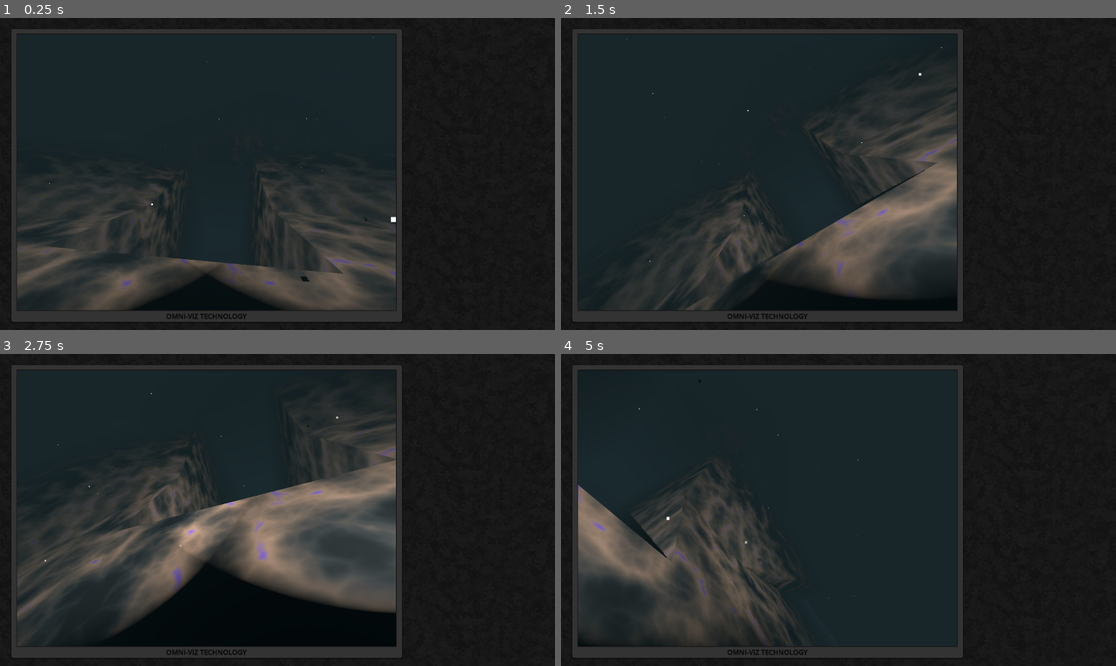
Above: before the commit, frames 1-4 (two rows, left to right).
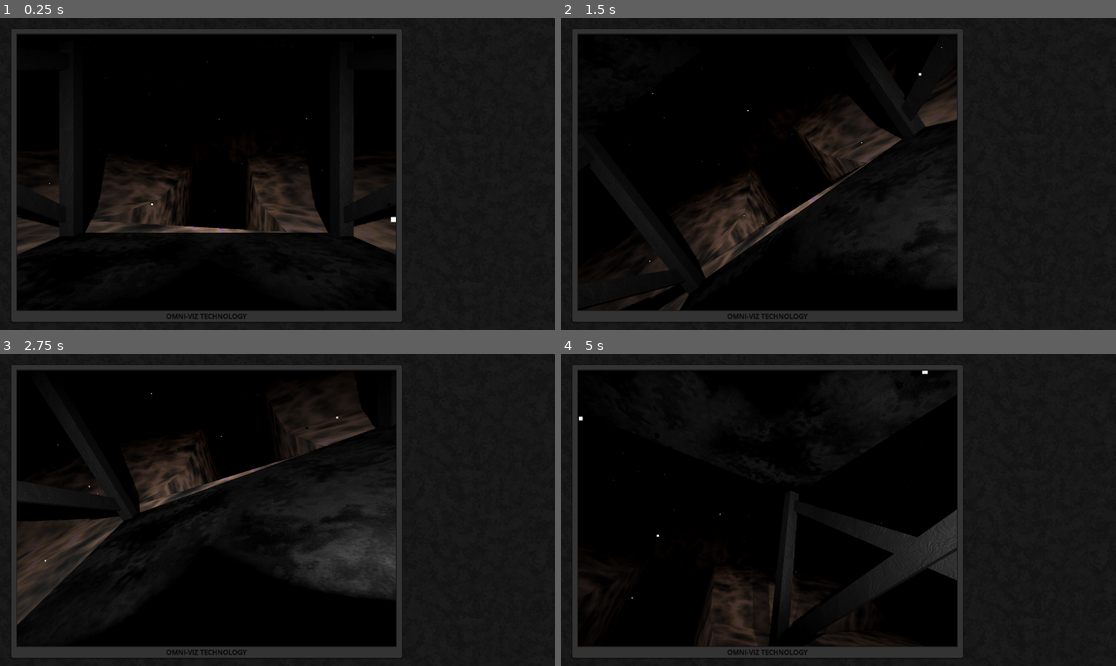
Above: after the commit, the same moments.

Repository: AlnisS/mines-of-enceladus
Game: Godot game, scene res://main.tscn
The game is run twice, just before and just after one commit, with the same random seed, the same clock (stepped at 60 frames per second) and the same inputs.
Inputs:
- Up to frame 1 (0.25 s): no input
- Up to frame 2 (1.5 s): hold E (rov_roll_right) 0.53-1.28 s; hold Shift (rov_translate_sprint) 0.53-1.28 s; hold W (rov_pitch_down) from 1.28 s (still down); tap Shift (rov_translate_sprint) at 1.35 s
- Up to frame 3 (2.75 s): release W (rov_pitch_down) at 2.03 s; hold E (rov_roll_right) from 2.03 s (still down); hold Shift (rov_translate_sprint) from 2.03 s (still down)
- Up to frame 4 (5 s): release E (rov_roll_right) at 2.78 s; release Shift (rov_translate_sprint) at 2.78 s; hold S (rov_pitch_up) 2.78-3.53 s; tap Shift (rov_translate_sprint) at 2.85, 4.35 s; hold Shift (rov_translate_sprint) 3.53-4.28 s; hold Q (rov_roll_left) from 3.53 s (still down)

The runs differ from the first frame. In frame 1, 53% of the frame differs, in the area x 3-72%, y 5-94%; in frame 2, 52%; in frame 3, 45%; in frame 4, 54%.

Commit message:
Create station.tscn

Diff:
--- a/main.tscn
+++ b/main.tscn
@@ -1,7 +1,8 @@
-[gd_scene load_steps=20 format=3 uid="uid://dr3rs27k1thwn"]
+[gd_scene load_steps=21 format=3 uid="uid://dr3rs27k1thwn"]
 
 [ext_resource type="Script" uid="uid://ds015jldkradl" path="res://main.gd" id="1_ig7tw"]
 [ext_resource type="AudioStream" uid="uid://c7xygtod3o8cy" path="res://assets/audio/ambiance.mp3" id="2_0xm2m"]
+[ext_resource type="PackedScene" uid="uid://d3w68fj6vmwv7" path="res://things/station/station.tscn" id="3_h2yge"]
 
 [sub_resource type="Gradient" id="Gradient_0xm2m"]
 colors = PackedColorArray(0.054142177, 0.054142177, 0.05414214, 1, 0.12408299, 0.124082975, 0.124082945, 1)
@@ -89,7 +90,6 @@
 ambient_light_source = 2
 ambient_light_color = Color(1, 1, 1, 1)
 ambient_light_energy = 0.0
-fog_enabled = true
 fog_light_color = Color(0.10766358, 0.16795126, 0.18567947, 1)
 fog_density = 0.2351
 fog_sky_affect = 0.8
@@ -160,6 +160,7 @@
 
 [node name="ROV" type="RigidBody3D" parent="AspectRatioContainer/MarginContainer/SubViewportContainer/SubViewport"]
 unique_name_in_owner = true
+transform = Transform3D(1, 0, 0, 0, 1, 0, 0, 0, 1, 0, 0, 0.6220856)
 gravity_scale = 0.0
 linear_damp = 2.0
 angular_damp = 2.0
@@ -266,3 +267,6 @@
 stream = ExtResource("2_0xm2m")
 volume_db = -5.0
 autoplay = true
+
+[node name="Station" parent="." instance=ExtResource("3_h2yge")]
+transform = Transform3D(1, 0, 0, 0, 1, 0, 0, 0, 1, 0, -0.50487494, 0.08992851)
--- /dev/null
+++ b/things/station/station.tscn
@@ -0,0 +1,132 @@
+[gd_scene load_steps=8 format=3 uid="uid://d3w68fj6vmwv7"]
+
+[sub_resource type="StandardMaterial3D" id="StandardMaterial3D_opqxm"]
+albedo_color = Color(0.12591085, 0.12591085, 0.12591082, 1)
+metallic_specular = 0.49
+roughness = 0.7
+
+[sub_resource type="FastNoiseLite" id="FastNoiseLite_swswj"]
+noise_type = 3
+frequency = 0.0045
+domain_warp_enabled = true
+domain_warp_type = 2
+
+[sub_resource type="NoiseTexture2D" id="NoiseTexture2D_awg5w"]
+width = 256
+height = 256
+noise = SubResource("FastNoiseLite_swswj")
+seamless = true
+as_normal_map = true
+
+[sub_resource type="StandardMaterial3D" id="StandardMaterial3D_i7m8h"]
+albedo_color = Color(0.25565878, 0.25565878, 0.25565878, 1)
+metallic = 1.0
+roughness = 0.68
+normal_enabled = true
+normal_scale = 0.5
+normal_texture = SubResource("NoiseTexture2D_awg5w")
+uv1_scale = Vector3(1.8, 1.8, 1.8)
+uv1_offset = Vector3(0.65, 0, 0)
+uv1_triplanar = true
+
+[sub_resource type="FastNoiseLite" id="FastNoiseLite_opqxm"]
+noise_type = 3
+fractal_type = 2
+domain_warp_enabled = true
+domain_warp_amplitude = 100.0
+
+[sub_resource type="NoiseTexture2D" id="NoiseTexture2D_swswj"]
+noise = SubResource("FastNoiseLite_opqxm")
+seamless = true
+
+[sub_resource type="StandardMaterial3D" id="StandardMaterial3D_awg5w"]
+albedo_color = Color(0.40641972, 0.40641972, 0.40641972, 1)
+albedo_texture = SubResource("NoiseTexture2D_swswj")
+metallic = 1.0
+roughness = 0.61
+
+[node name="Station" type="Node3D"]
+
+[node name="Ropes" type="CSGCombiner3D" parent="."]
+material_override = SubResource("StandardMaterial3D_opqxm")
+use_collision = true
+
+[node name="Rope1" type="CSGBox3D" parent="Ropes"]
+transform = Transform3D(1, 0, 0, 0, 1, 0, 0, 0, 1, 1, 25, 1)
+size = Vector3(0.05, 50, 0.05)
+
+[node name="Rope2" type="CSGBox3D" parent="Ropes"]
+transform = Transform3D(1, 0, 0, 0, 1, 0, 0, 0, 1, 1, 25, -1)
+size = Vector3(0.05, 50, 0.05)
+
+[node name="Rope3" type="CSGBox3D" parent="Ropes"]
+transform = Transform3D(1, 0, 0, 0, 1, 0, 0, 0, 1, -1, 25, 1)
+size = Vector3(0.05, 50, 0.05)
+
+[node name="Rope4" type="CSGBox3D" parent="Ropes"]
+transform = Transform3D(1, 0, 0, 0, 1, 0, 0, 0, 1, -1, 25, -1)
+size = Vector3(0.05, 50, 0.05)
+
+[node name="Frame" type="CSGCombiner3D" parent="."]
+material_override = SubResource("StandardMaterial3D_i7m8h")
+use_collision = true
+
+[node name="Beam1" type="CSGBox3D" parent="Frame"]
+transform = Transform3D(1, 0, 0, 0, 1, 0, 0, 0, 1, 1, 0.75, 1)
+size = Vector3(0.1, 1.5, 0.1)
+
+[node name="Beam2" type="CSGBox3D" parent="Frame"]
+transform = Transform3D(1, 0, 0, 0, 1, 0, 0, 0, 1, 1, 0.75, -1)
+size = Vector3(0.1, 1.5, 0.1)
+
+[node name="Beam3" type="CSGBox3D" parent="Frame"]
+transform = Transform3D(1, 0, 0, 0, 1, 0, 0, 0, 1, -1, 0.75, -1)
+size = Vector3(0.1, 1.5, 0.1)
+
+[node name="Beam4" type="CSGBox3D" parent="Frame"]
+transform = Transform3D(1, 0, 0, 0, 1, 0, 0, 0, 1, -1, 0.75, 1)
+size = Vector3(0.1, 1.5, 0.1)
+
+[node name="DBeams" type="CSGCombiner3D" parent="Frame"]
+
+[node name="DBeam2" type="CSGBox3D" parent="Frame/DBeams"]
+transform = Transform3D(0.49999997, 0.86602545, 0, -0.86602545, 0.49999997, 0, 0, 0, 1, 0, 0.75, 1.0153809)
+size = Vector3(0.1, 2.2949219, 0.022949219)
+
+[node name="DBeam3" type="CSGBox3D" parent="Frame/DBeams"]
+transform = Transform3D(-0.49999997, -0.86602545, -8.742278e-08, -0.86602545, 0.49999997, 0, 4.3711385e-08, 7.5710346e-08, -1, 0, 0.75, 0.99184513)
+size = Vector3(0.1, 2.2949219, 0.022949219)
+
+[node name="DBeams2" type="CSGCombiner3D" parent="Frame"]
+transform = Transform3D(-4.371139e-08, 0, -1, 0, 1, 0, 1, 0, -4.371139e-08, 0, 0, 0)
+
+[node name="DBeam2" type="CSGBox3D" parent="Frame/DBeams2"]
+transform = Transform3D(0.49999997, 0.86602545, 0, -0.86602545, 0.49999997, 0, 0, 0, 1, 0, 0.75, 1.0153809)
+size = Vector3(0.1, 2.2949219, 0.022949219)
+
+[node name="DBeam3" type="CSGBox3D" parent="Frame/DBeams2"]
+transform = Transform3D(-0.49999997, -0.86602545, -8.742278e-08, -0.86602545, 0.49999997, 0, 4.3711385e-08, 7.5710346e-08, -1, 0, 0.75, 0.99184513)
+size = Vector3(0.1, 2.2949219, 0.022949219)
+
+[node name="DBeams3" type="CSGCombiner3D" parent="Frame"]
+transform = Transform3D(1.3113416e-07, 0, 1, 0, 1, 0, -1, 0, 1.3113416e-07, 0, 0, 0)
+
+[node name="DBeam2" type="CSGBox3D" parent="Frame/DBeams3"]
+transform = Transform3D(0.49999997, 0.86602545, 0, -0.86602545, 0.49999997, 0, 0, 0, 1, 0, 0.75, 1.0153809)
+size = Vector3(0.1, 2.2949219, 0.022949219)
+
+[node name="DBeam3" type="CSGBox3D" parent="Frame/DBeams3"]
+transform = Transform3D(-0.49999997, -0.86602545, -8.742278e-08, -0.86602545, 0.49999997, 0, 4.3711385e-08, 7.5710346e-08, -1, 0, 0.75, 0.99184513)
+size = Vector3(0.1, 2.2949219, 0.022949219)
+
+[node name="Plate1" type="CSGBox3D" parent="."]
+transform = Transform3D(1, 0, 0, 0, 1, 0, 0, 0, 1, 0, 0.0413965, 0)
+material_override = SubResource("StandardMaterial3D_awg5w")
+use_collision = true
+size = Vector3(2.0820313, 0.02, 2.0439453)
+
+[node name="Plate2" type="CSGBox3D" parent="."]
+transform = Transform3D(1, 0, 0, 0, 1, 0, 0, 0, 1, 0, 1.4506906, 0)
+material_override = SubResource("StandardMaterial3D_awg5w")
+use_collision = true
+size = Vector3(2.0820313, 0.02, 2.0439453)
